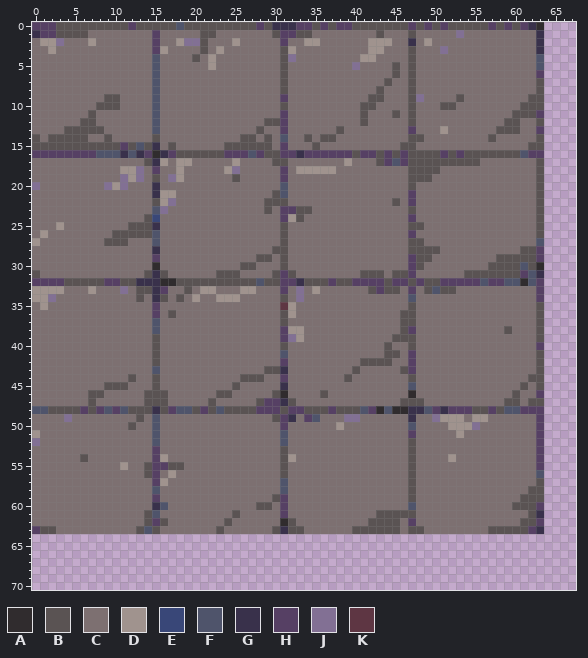
Two versions of one pixel-art file, Salvager/Assets/Sprites/Tiles/Tiles.aseprite. The picture above was drawn from the file before the commit.
128x128 pixels, 1 frame. Shown: x 0..67, y 0..70.
Palette (. is transparent): A #302c2e  B #5a5353  C #7d7071  D #a0938e  E #394778  F #4f546b  G #39314b  H #564064  J #827094  K #5e3643
Now the later version:
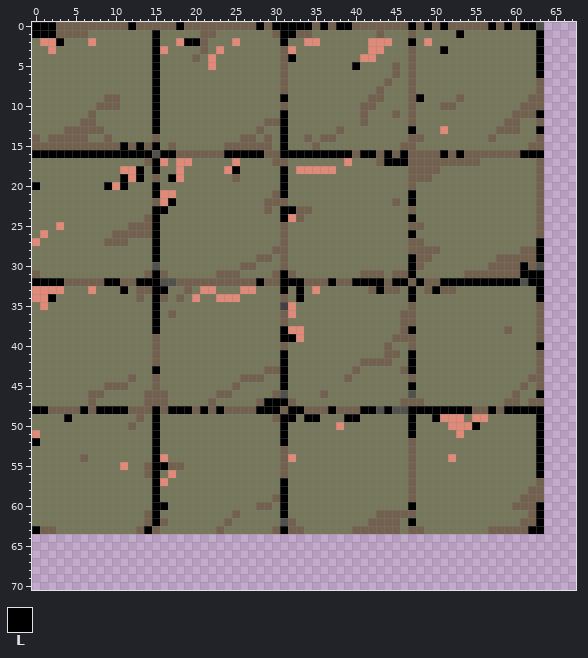
Colours new in this view: L #000000
Changes in this commit:
colour A: #302c2e -> #52524c
colour B: #5a5353 -> #736150
colour C: #7d7071 -> #77785b
colour D: #a0938e -> #e08b79
colour K: #5e3643 -> #443f41
y 0: x 0..2 HHH -> LLL; x 12 H -> L; x 18 F -> L; x 28 H -> L; x 30..34 GGGHH -> LLLLL; x 36 H -> L; x 38..39 HH -> LL; x 47 H -> L; x 49 H -> L; x 51 H -> L; x 57 H -> L; x 59 H -> L; x 61..62 HG -> LL
y 1: x 0..2 GHH -> LLL; x 15 H -> L; x 31..32 HH -> LL; x 53 J -> L; x 63 G -> L
y 2: x 3 J -> L; x 15 H -> L; x 19..20 JJ -> LL; x 31 H -> L; x 47 G -> L; x 63 G -> L
y 3: x 15 H -> L; x 51 J -> L; x 63 G -> L
y 4: x 15 F -> L; x 32 J -> L; x 63 F -> L
y 5: x 15 F -> L; x 40 J -> L; x 63 F -> L
y 6: x 15 F -> L; x 63 H -> L
y 7..8: x 15 F -> L
y 9: x 15 F -> L; x 31 H -> L; x 48 J -> L
y 10: x 15 F -> L
y 11: x 15 F -> L; x 31 H -> L; x 63 H -> L
y 12: x 15 F -> L; x 31 H -> L
y 13: x 15 F -> L; x 31 H -> L; x 47 H -> L; x 63 H -> L
y 14: x 31 F -> L
y 15: x 11 H -> L; x 13 F -> L; x 15 G -> L; x 31 H -> L
y 16: x 0..14 HHHHHHHHFFFGFGH -> LLLLLLLLLLLLLLL; x 16..17 GH -> LL; x 24..28 HHHFH -> LLLLL; x 31..39 HHGHHHHHH -> LLLLLLLLL; x 41..42 HH -> LL; x 44 H -> L; x 46 H -> L; x 51 H -> L; x 53 H -> L; x 61..63 FHH -> LLL
y 17: x 15 G -> L; x 44..46 HFH -> LLL
y 18: x 13 J -> L; x 15 H -> L; x 25 J -> L; x 31 H -> L
y 19: x 11 J -> L; x 13 J -> L; x 17 J -> L; x 31 H -> L
y 20: x 0 J -> L; x 9 J -> L; x 11 J -> L; x 15 G -> L; x 31 F -> L
y 21: x 15 G -> L; x 31 F -> L; x 47 H -> L
y 22: x 17 J -> L; x 47 H -> L
y 23: x 15..16 FJ -> LL; x 31..32 HH -> LL
y 24: x 15 E -> L; x 31 H -> L; x 47 H -> L
y 25: x 15 G -> L
y 26: x 15 F -> L; x 47 H -> L
y 27: x 15 F -> L; x 63 F -> L
y 28: x 15 G -> L; x 63 H -> L
y 29: x 15 H -> L; x 47 H -> L; x 63 H -> L
y 30: x 47 H -> L; x 61 F -> L
y 31: x 15 G -> L; x 31 H -> L; x 47 H -> L; x 61..63 HFG -> LLL
y 32: x 0..3 HHHH -> LLLL; x 9..10 HH -> LL; x 13..15 GGG -> LLL; x 28 F -> L; x 31..33 HHG -> LLL; x 37 H -> L; x 40..43 HHHH -> LLLL; x 45..46 HH -> LL; x 48 H -> L; x 51..60 HHHHHFHHFF -> LLLLLLLLLL; x 62..63 FH -> LL
y 33: x 11 J -> L; x 15..16 GH -> LL; x 31 H -> L; x 33 J -> L; x 43 H -> L; x 47 H -> L; x 50 F -> L; x 63 H -> L
y 34: x 2 J -> L; x 15 G -> L; x 33 J -> L; x 47 F -> L; x 63 H -> L
y 35..36: x 15 H -> L
y 37: x 15 F -> L
y 38: x 15 F -> L; x 31 H -> L; x 47 H -> L
y 39: x 31..32 HJ -> LL
y 40: x 63 H -> L
y 41: x 31 F -> L; x 47 H -> L
y 42: x 31 H -> L; x 47 H -> L
y 43: x 15 F -> L; x 31 G -> L; x 47 H -> L
y 44: x 31 H -> L
y 45: x 31 G -> L; x 47 F -> L
y 46: x 63 H -> L
y 47: x 29..31 HHG -> LLL
y 48: x 0..1 FF -> LL; x 6 H -> L; x 8..11 HFHF -> LLLL; x 15 G -> L; x 17..19 HFF -> LLL; x 21 H -> L; x 23 F -> L; x 28..30 HHH -> LLL; x 32..33 HH -> LL; x 37 H -> L; x 41..42 FH -> LL; x 44 F -> L; x 47..54 GGFHGHHH -> LLLLLLLL; x 57 H -> L; x 59..63 FFHHH -> LLLLL
y 49: x 4 J -> L; x 15 F -> L; x 31..32 HG -> LL; x 34..35 HF -> LL; x 39..40 JJ -> LL; x 47 G -> L; x 50 J -> L; x 63 H -> L
y 50: x 15 F -> L; x 31 H -> L; x 47 F -> L; x 55 J -> L; x 63 H -> L
y 51: x 15 F -> L; x 31 F -> L; x 47 H -> L; x 63 H -> L
y 52: x 0 J -> L; x 15 F -> L; x 31 F -> L; x 63 H -> L
y 53..54: x 15 H -> L; x 63 H -> L
y 55: x 15..16 HH -> LL; x 63 H -> L
y 56: x 15 H -> L; x 63 F -> L
y 57: x 15 H -> L; x 31 F -> L
y 58: x 15 F -> L; x 31 F -> L
y 59: x 15 H -> L; x 31 H -> L
y 60: x 15..16 GF -> LL; x 31 H -> L; x 47 F -> L; x 63 H -> L
y 61: x 15 F -> L; x 31 H -> L; x 63 G -> L
y 62: x 15 H -> L; x 47 H -> L; x 63 H -> L
y 63: x 0 H -> L; x 14 F -> L; x 31 G -> L; x 62..63 HG -> LL
